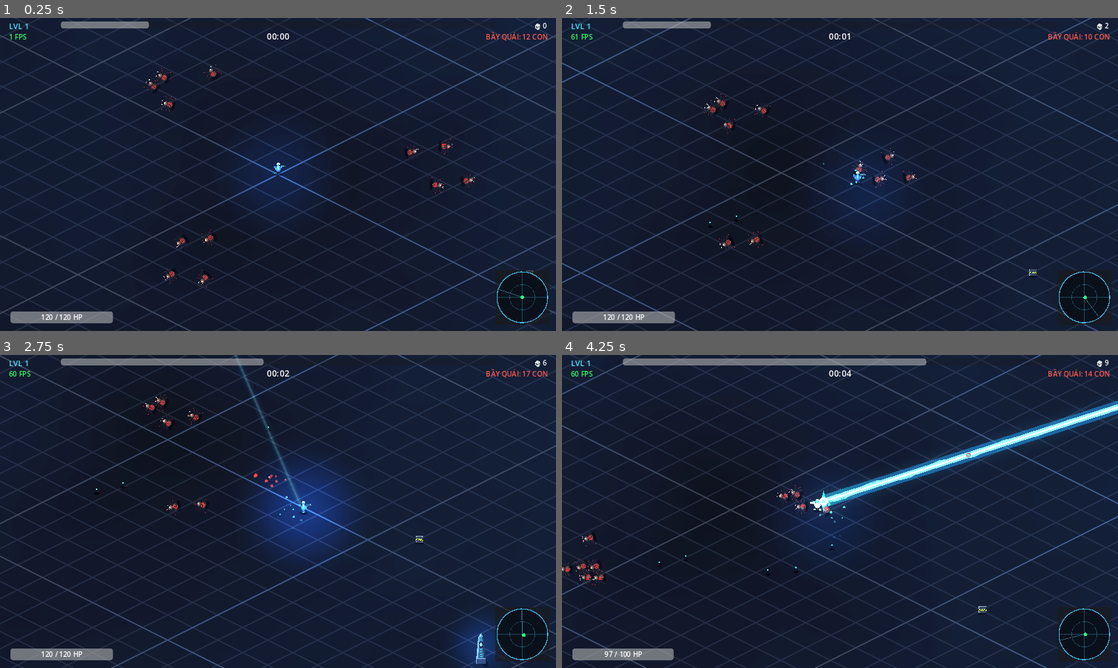
Above: before the commit, frames 1-4 (two rows, left to right).
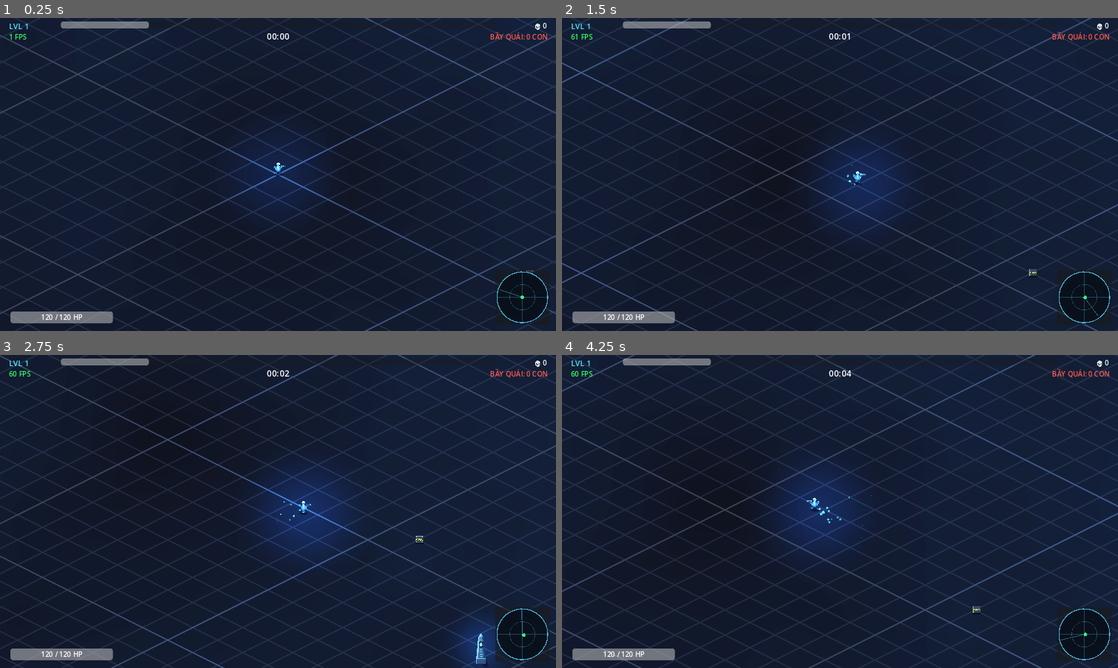
Above: after the commit, the same moments.

Repository: JeffNa1/isometric-swarm
Game: Godot game, scene res://scenes/main.tscn
Same seed, same stepped clock (60 frames per second), same inputs: the game is played once before the commit and once after it.
Inputs:
- Up to frame 1 (0.25 s): no input
- Up to frame 2 (1.5 s): hold D (move_right) 0.53-1.28 s; hold S (move_down) from 1.28 s (still down)
- Up to frame 3 (2.75 s): release S (move_down) at 2.03 s; hold D (move_right) from 2.03 s (still down)
- Up to frame 4 (4.25 s): release D (move_right) at 2.78 s; hold W (move_up) 2.78-3.53 s; hold A (move_left) from 3.53 s (still down)

The runs differ from the first frame. In frame 1, 0.4% of the frame differs, in the area x 25-99%, y 4-86%; in frame 2, 0.5%; in frame 3, 2.2%; in frame 4, 14%, in the area x 0-100%, y 0-100%.
Error after the commit: Parse Error: Identifier "rad_i" not declared in the current scope. (res://scripts/swarm_manager.gd:203)

Commit message:
Optimize game performance and fix screen shake: hard-capped camera trauma to 0.55 with anti-stacking, screen-culled boids separation, capped neighbor queries, capped gem nodes to 250 with consolidation, and throttled particles

Diff:
--- a/scripts/camera.gd
+++ b/scripts/camera.gd
@@ -1,20 +1,27 @@
 extends Camera2D
 
-@export var max_offset: Vector2 = Vector2(24.0, 16.0)
-@export var max_roll: float = 0.03
-@export var trauma_decay: float = 1.8
+@export var max_offset: Vector2 = Vector2(14.0, 9.0)
+@export var max_roll: float = 0.012
+@export var trauma_decay: float = 2.8
+@export var max_trauma_cap: float = 0.55
 
 var trauma: float = 0.0
 var time: float = 0.0
+var trauma_added_this_frame: float = 0.0
 
 func _ready() -> void:
 	add_to_group("camera")
 
 func add_trauma(amount: float) -> void:
-	trauma = clamp(trauma + amount, 0.0, 1.0)
+	# Anti-stacking: Take highest trauma in frame, blend without runaway addition
+	trauma_added_this_frame = max(trauma_added_this_frame, amount)
+	var blended = max(trauma, trauma_added_this_frame) + (trauma_added_this_frame * 0.15)
+	trauma = clamp(blended, 0.0, max_trauma_cap)
 
 func _process(delta: float) -> void:
+	trauma_added_this_frame = 0.0
 	time += delta * 45.0
+
 	if trauma > 0.0:
 		trauma = max(0.0, trauma - trauma_decay * delta)
 		var shake = trauma * trauma # Non-linear quadratic shake feel
--- a/scripts/floating_text_manager.gd
+++ b/scripts/floating_text_manager.gd
@@ -42,6 +42,19 @@
 
 	active_count += 1
 
+func spawn_text(pos: Vector2, text: String, col: Color = Color(1.0, 1.0, 1.0, 1.0)) -> void:
+	if active_count >= MAX_TEXTS:
+		return
+
+	var idx = active_count
+	t_pos[idx] = pos + Vector2(0, -18)
+	t_vel[idx] = Vector2(0, -60)
+	t_life[idx] = 1.1
+	t_is_crit[idx] = true
+	t_str[idx] = text
+	t_color[idx] = col
+	active_count += 1
+
 func _process(delta: float) -> void:
 	if active_count == 0:
 		return
--- a/scripts/main.gd
+++ b/scripts/main.gd
@@ -248,11 +248,20 @@
 
 	# Spawn physical XP Gem (Drop chance 65% for fodder, 100% for bosses)
 	if randf() < 0.65 or is_boss:
-		var gem = GemScene.instantiate()
-		gem.xp_value = xp_val
-		gem.is_super_gem = is_boss
-		gem.global_position = pos
-		entities_container.call_deferred("add_child", gem)
+		var gems = get_tree().get_nodes_in_group("gems")
+		if gems.size() >= 250 and not is_boss:
+			# Vampire Survivors gem consolidation: upgrade an existing gem instead of creating new node
+			var target_gem = gems[randi() % gems.size()]
+			if is_instance_valid(target_gem):
+				target_gem.xp_value += xp_val
+				target_gem.is_super_gem = true
+				target_gem.queue_redraw()
+		else:
+			var gem = GemScene.instantiate()
+			gem.xp_value = xp_val
+			gem.is_super_gem = is_boss
+			gem.global_position = pos
+			entities_container.call_deferred("add_child", gem)
 
 func _on_player_died() -> void:
 	hud.show_game_over(player.level)
--- a/scripts/particle_manager.gd
+++ b/scripts/particle_manager.gd
@@ -1,6 +1,6 @@
 extends Node2D
 
-const MAX_PARTICLES: int = 1500
+const MAX_PARTICLES: int = 600
 
 var p_pos: PackedVector2Array = PackedVector2Array()
 var p_vel: PackedVector2Array = PackedVector2Array()
--- a/scripts/spatial_grid.gd
+++ b/scripts/spatial_grid.gd
@@ -47,3 +47,19 @@
 			if grid.has(key):
 				result.append_array(grid[key])
 	return result
+
+func get_neighbors_capped(pos: Vector2, max_count: int = 8) -> Array[int]:
+	var cx: int = int(floor(pos.x * inv_cell_size))
+	var cy: int = int(floor(pos.y * inv_cell_size))
+	var result: Array[int] = []
+
+	for ox in range(-1, 2):
+		for oy in range(-1, 2):
+			var key = Vector2i(cx + ox, cy + oy)
+			if grid.has(key):
+				var cell_arr: Array = grid[key]
+				for idx in cell_arr:
+					result.append(idx)
+					if result.size() >= max_count:
+						return result
+	return result
--- a/scripts/swarm_manager.gd
+++ b/scripts/swarm_manager.gd
@@ -183,17 +183,18 @@
 		var iso_dir = Vector2(norm_to_player.x, norm_to_player.y * 0.75).normalized()
 
 		var sep_force = Vector2.ZERO
-		var neighbors = spatial_grid.get_in_cell_and_adjacent(pos)
-		var rad_i = radii[i]
-
-		for n_idx in neighbors:
-			if n_idx != i and n_idx < active_count:
-				var diff = pos - positions[n_idx]
-				var d_sq = diff.length_squared()
-				var min_d = rad_i + radii[n_idx]
-				if d_sq < min_d * min_d and d_sq > 0.01:
-					var d = sqrt(d_sq)
-					sep_force += (diff / d) * (min_d - d) * 14.0
+		if dist_to_player < 950.0:
+			var neighbors = spatial_grid.get_neighbors_capped(pos, 6)
+			var rad_i = radii[i]
+
+			for n_idx in neighbors:
+				if n_idx != i and n_idx < active_count:
+					var diff = pos - positions[n_idx]
+					var d_sq = diff.length_squared()
+					var min_d = rad_i + radii[n_idx]
+					if d_sq < min_d * min_d and d_sq > 0.01:
+						var d = sqrt(d_sq)
+						sep_force += (diff / d) * (min_d - d) * 14.0
 
 		var target_vel = (iso_dir * speeds[i]) + sep_force
 		velocities[i] = velocities[i].move_toward(target_vel, 750.0 * delta)
@@ -395,7 +396,8 @@
 		var blood_col = Color(1.6, 0.2, 0.2, 1.0)
 		if e_type == 1: blood_col = Color(1.4, 0.3, 1.8, 1.0)
 		elif e_type == 2: blood_col = Color(1.8, 0.8, 0.1, 1.0)
-		particle_mgr.spawn_blood_burst(pos, blood_col, 12)
+		var p_count = 16 if is_boss else (4 if e_type == 1 else 3)
+		particle_mgr.spawn_blood_burst(pos, blood_col, p_count)
 
 	# Swap-and-pop O(1)
 	var last_idx = active_count - 1
